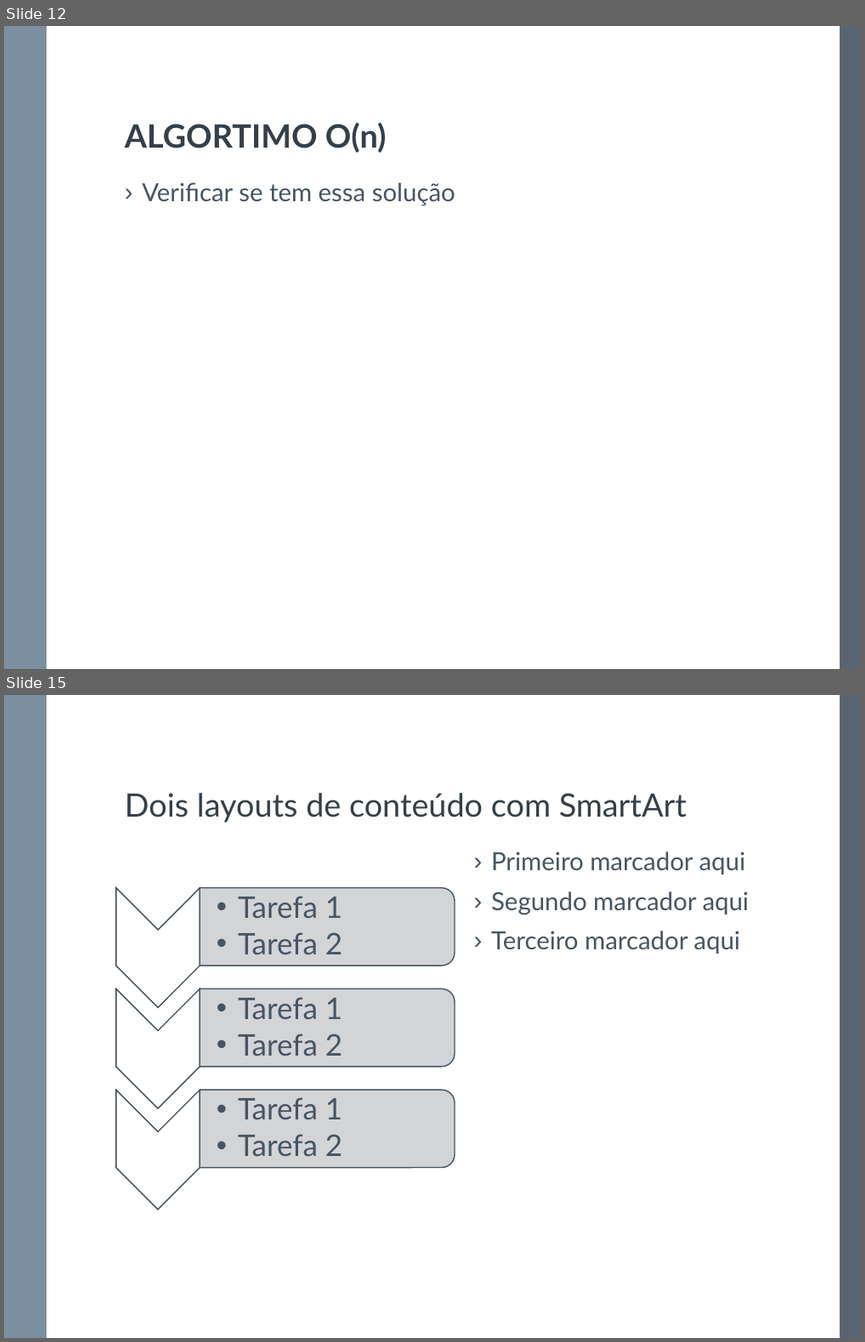
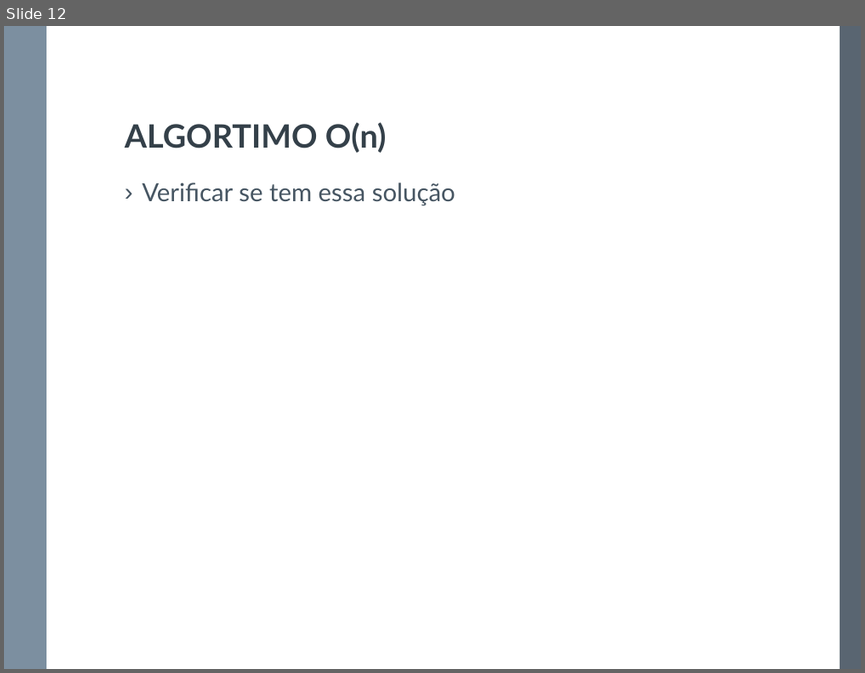
Before and after one commit to denisjose/divideandconquer, a slide deck: Apresentação.pptx. Shown one above the other, each under a label of ours: slides 12 and 15 before the commit, slide 12 after it; the slides between them are not shown. The pictures are 865x1342 and 865x673 pixels, drawn with LibreOffice and Linux fonts; fonts in the diff are those of the drawing. Boxes give left, top, right and bottom in pixels: in the first picture for what was removed or moved away, otherwise in the second. Text is boxed around its words. In the diff, an @@ line names an element or a change of style, - is before the commit and + after.

```diff
--- a/Apresentação.pptx
+++ b/Apresentação.pptx
@@ slide 15 removed at <box>4,695,861,1338</box>, background #FFFFFF; not listed: 5 template elements that a slide beside it also shows @@
@@ title removed at <box>125,793,687,823</box> @@
-Dois layouts de conteúdo com SmartArt
@@ text removed at <box>491,851,749,953</box> @@
-› Primeiro marcador aqui
-› Segundo marcador aqui
-› Terceiro marcador aqui
@@ group removed at <box>116,888,454,1209</box>: 6 texts, 3 chevrons, 3 round same rects @@
-A
-  •• Tarefa 1
-  •• Tarefa 2
-B
-  •• Tarefa 1
-  •• Tarefa 2
-C
-  •• Tarefa 1
-  •• Tarefa 2
```
Also in this commit, not shown: 5 slides changed, 8 other slides removed, 2 other files.
